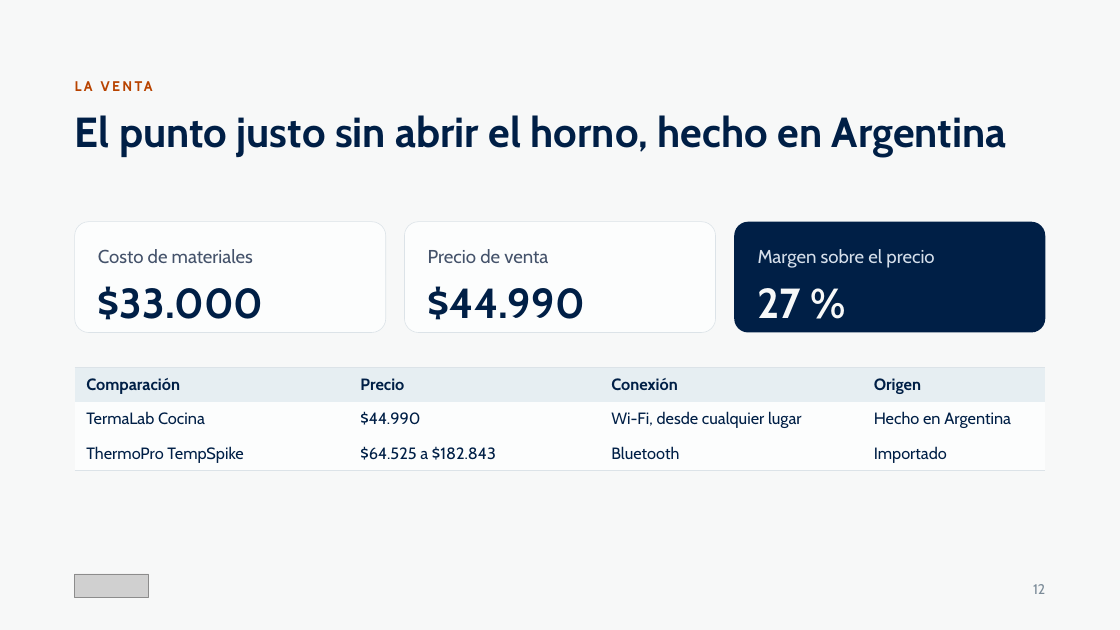
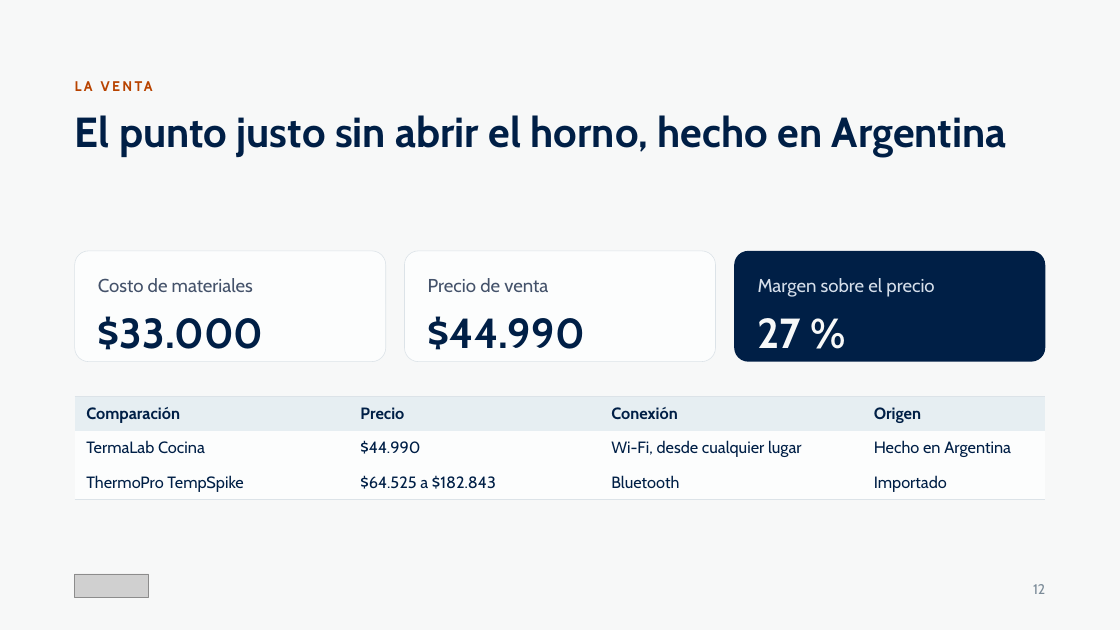
Before and after one commit to Code7C26/TermaLab, a slide deck: slide 12 of entregables/Pitch_Final_TermaLab.pptx. Drawn at 1120x630 pixels with LibreOffice and Linux fonts; fonts in the diff are those of the drawing; grey boxes stand for pictures. Boxes give left, top, right and bottom in pixels: in the first picture for what was removed or moved away, otherwise in the second. Text is boxed around its words. In the diff, an @@ line names an element or a change of style, - is before the commit and + after.

```diff
--- a/entregables/Pitch_Final_TermaLab.pptx
+++ b/entregables/Pitch_Final_TermaLab.pptx
@@ 6 texts, 3 rounded rectangles, 1 table: place and size @@
-6 texts, 3 rounded rectangles, 1 table at [75, 222, 1045, 471]
+6 texts, 3 rounded rectangles, 1 table at [75, 251, 1045, 500]
```
Also in this commit, not shown: 3 other slides changed, 3 other files.
